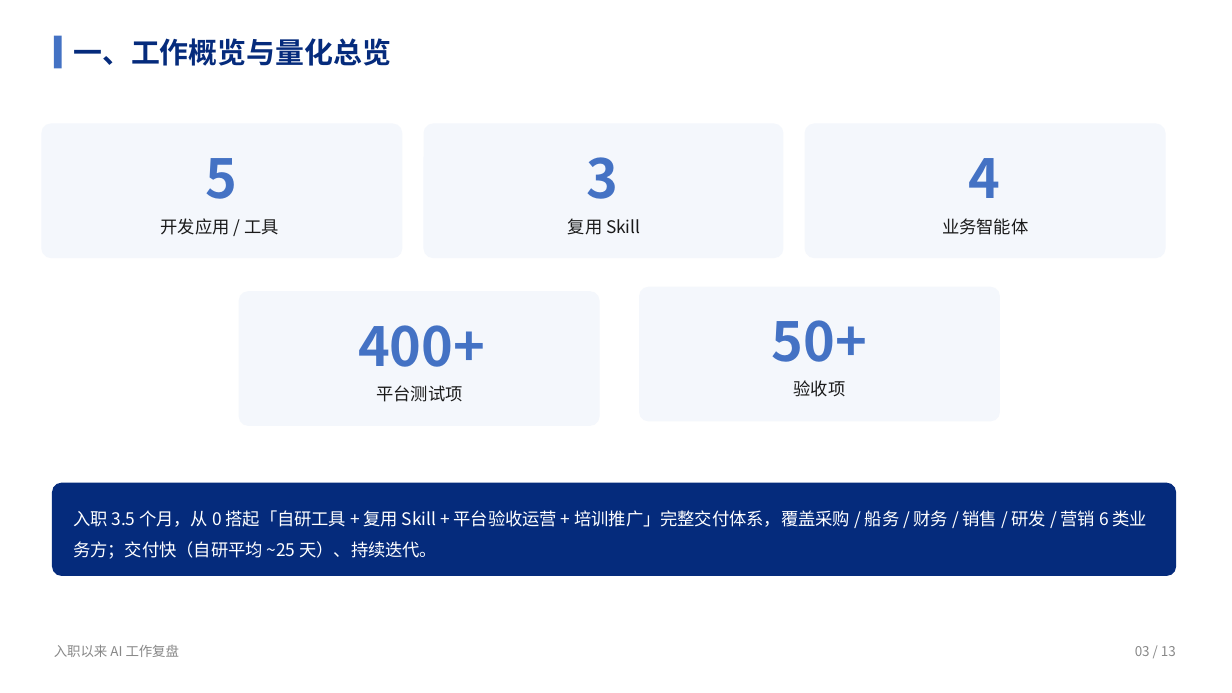
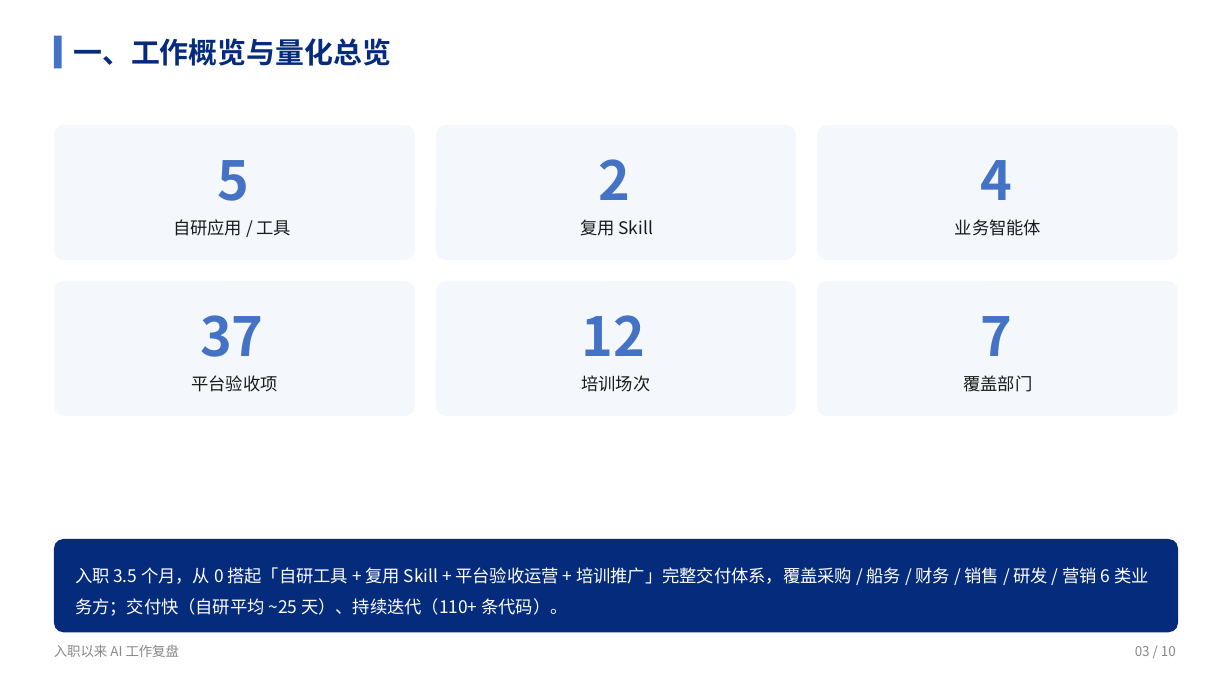
Before and after one commit to liellaaaaa/lw, a slide deck: slide 3 of PPT/入职以来AI工作复盘/入职以来AI工作复盘.pptx. Drawn at 1232x693 pixels with LibreOffice and Linux fonts; fonts in the diff are those of the drawing. Boxes give left, top, right and bottom in pixels: in the first picture for what was removed or moved away, otherwise in the second. Text is boxed around its words. In the diff, an @@ line names an element or a change of style, - is before the commit and + after.

```diff
--- a/PPT/入职以来AI工作复盘/入职以来AI工作复盘.pptx
+++ b/PPT/入职以来AI工作复盘/入职以来AI工作复盘.pptx
@@ 4 texts, 2 rounded rectangles moved together from (x1=42, y1=124, x2=1166, y2=259) to (x1=54, y1=125, x2=1178, y2=260) @@
@@ rounded rectangle moved from (x1=423, y1=124, x2=784, y2=259) to (x1=436, y1=125, x2=797, y2=260) @@
@@ text removed at (x1=586, y1=157, x2=618, y2=199) @@
-3
@@ text added at (x1=599, y1=159, x2=631, y2=200), 42 pt, text #4472C4, bold @@
+2
@@ text at (x1=173, y1=219, x2=292, y2=236): text changed @@
-开发应用 / 工具
+自研应用 / 工具
@@ rounded rectangle moved from (x1=238, y1=291, x2=600, y2=426) to (x1=54, y1=281, x2=415, y2=416) @@
@@ rounded rectangle added at (x1=436, y1=281, x2=797, y2=416), fill #F4F7FC @@
@@ rounded rectangle moved from (x1=640, y1=287, x2=1001, y2=421) to (x1=817, y1=281, x2=1178, y2=416) @@
@@ text added at (x1=200, y1=315, x2=264, y2=357), 42 pt, text #4472C4, bold @@
+37
@@ text removed at (x1=358, y1=325, x2=485, y2=367) @@
-400+
@@ text added at (x1=581, y1=315, x2=645, y2=356), 42 pt, text #4472C4, bold @@
+12
@@ text removed at (x1=772, y1=320, x2=867, y2=362) @@
-50+
@@ text added at (x1=981, y1=316, x2=1013, y2=356), 42 pt, text #4472C4, bold @@
+7
@@ text at (x1=192, y1=375, x2=278, y2=392): text changed @@
-验收项
+平台验收项
@@ text removed at (x1=376, y1=385, x2=462, y2=402) @@
-平台测试项
@@ text added at (x1=581, y1=375, x2=650, y2=392), 13.5 pt, text #1A1A1A @@
+培训场次
@@ text added at (x1=963, y1=375, x2=1032, y2=392), 13.5 pt, text #1A1A1A @@
+覆盖部门
@@ rounded rectangle moved from (x1=52, y1=482, x2=1177, y2=576) to (x1=54, y1=539, x2=1178, y2=632) @@
@@ text at (x1=75, y1=567, x2=1149, y2=616): text changed @@
-入职 3.5 个月，从 0 搭起「自研工具 + 复用 Skill + 平台验收运营 + 培训推广」完整交付体系，覆盖采购 / 船务 / 财务 / 销售 / 研发 / 营销 6 类业务方；交付快（自研平均 ~25 天）、持续迭代。
+入职 3.5 个月，从 0 搭起「自研工具 + 复用 Skill + 平台验收运营 + 培训推广」完整交付体系，覆盖采购 / 船务 / 财务 / 销售 / 研发 / 营销 6 类业务方；交付快（自研平均 ~25 天）、持续迭代（110+ 条代码）。
@@ text at (x1=1135, y1=646, x2=1176, y2=656): text changed @@
-03 / 13
+03 / 10
```
Also in this commit, not shown: 7 other slides changed, 2 slides added, 18 other files.
